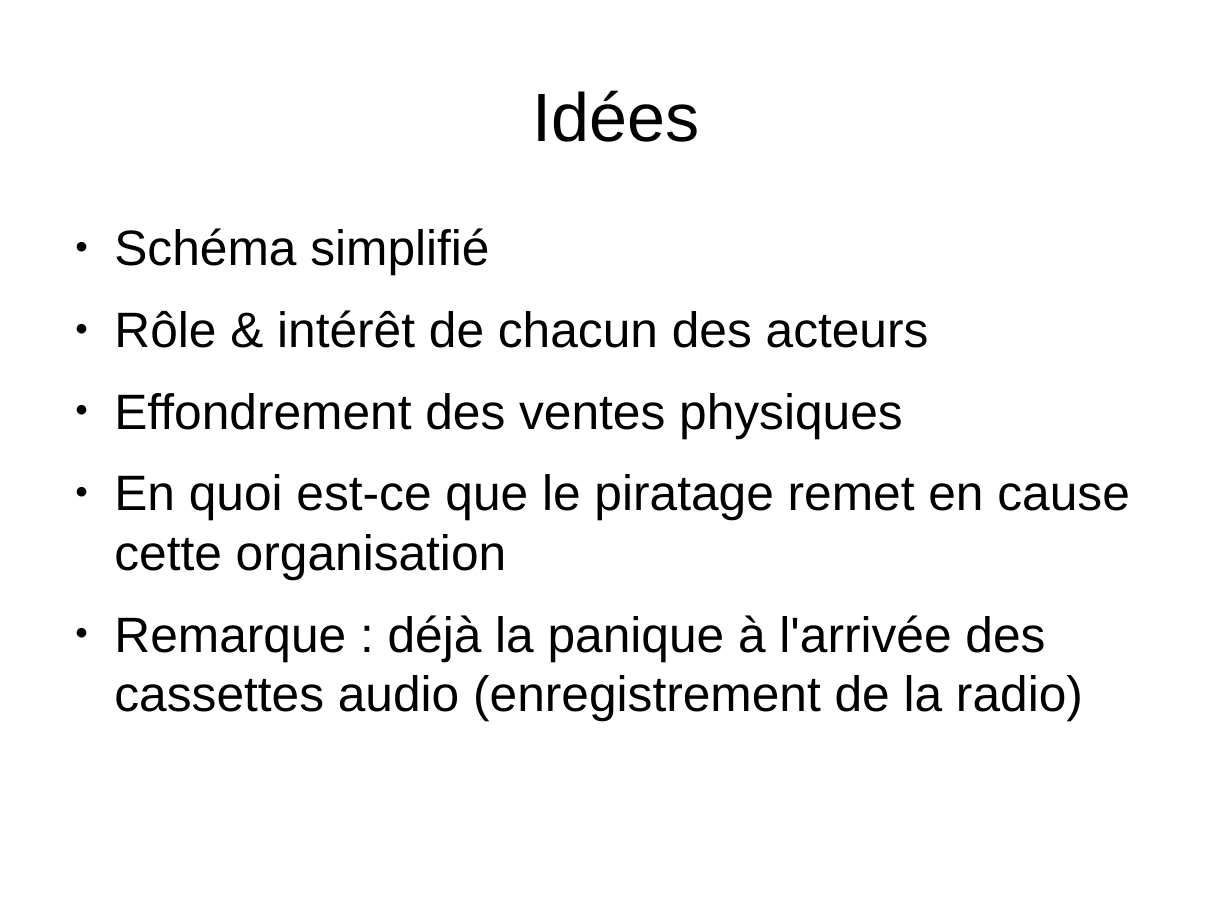
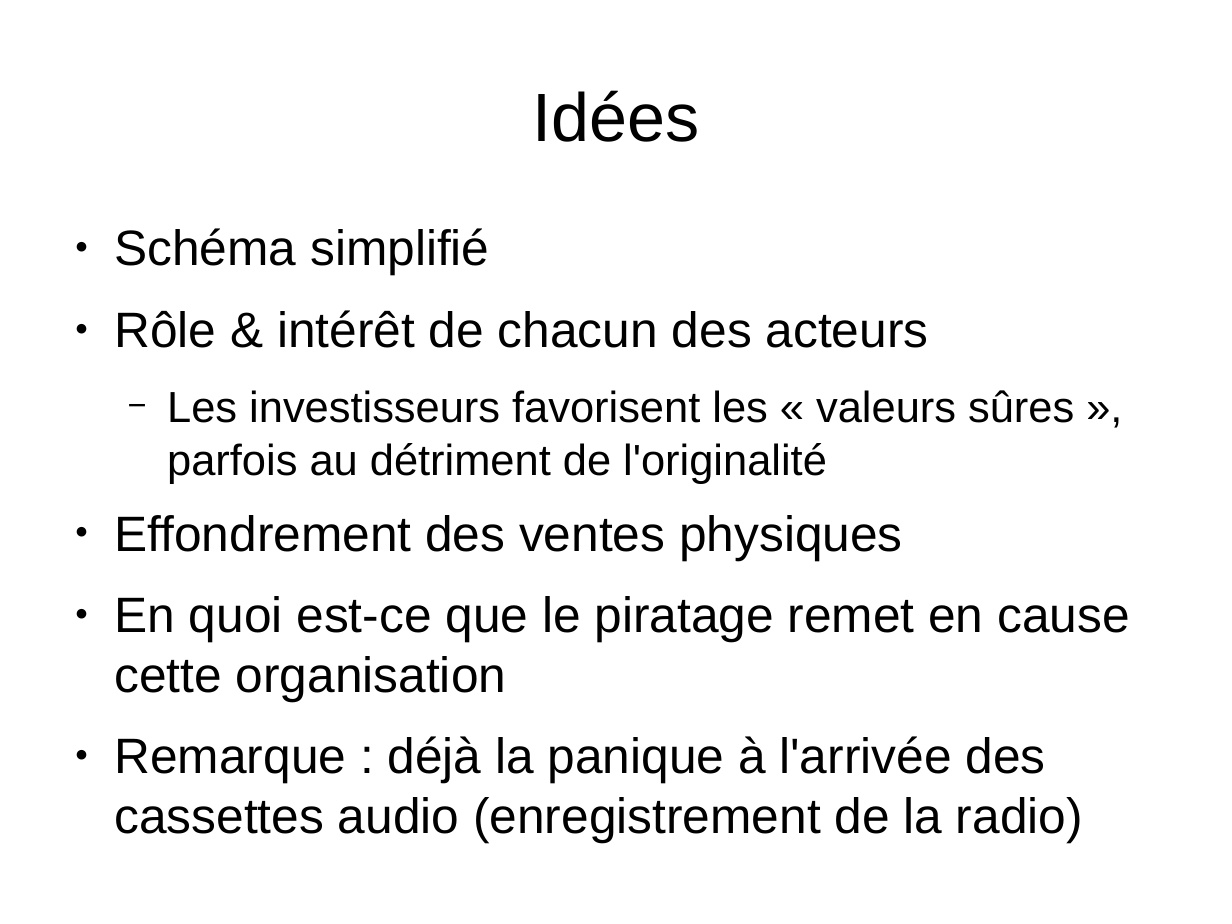
Before and after one commit to Parashp/pph-droit-auteur, a slide deck: slide 9 of soutenance.odp (slide 6 before the commit). Drawn at 1232x924 pixels with LibreOffice and Linux fonts; fonts in the diff are those of the drawing. Boxes give left, top, right and bottom in pixels: in the first picture for what was removed or moved away, otherwise in the second. Text is boxed around its words. In the diff, an @@ line names an element or a change of style, - is before the commit and + after.

```diff
--- a/soutenance.odp
+++ b/soutenance.odp
@@ text at [167,390,1074,484]: paragraph added @@
+  − Les investisseurs favorisent les « valeurs sûres », parfois au détriment de l'originalité
```
Also in this commit, not shown: 2 other slides changed, 6 slides added.
